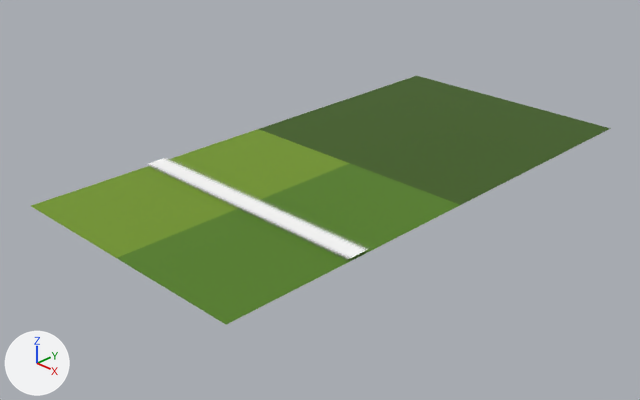
Before and after pictures for a commit that changed the Blender file models/man.blend.
Camera for both pictures: a 50 mm lens placed at (2.03, -1.7, 1.26), pointed at (-0.03, 0.38, -0.12). The lights are fixed; the arrows at lower left show +X, +Y and +Z. The older version comes first.

Script lines for the objects in view, before the commit:
```python
me_plane_005 = bpy.data.meshes.new('Plane.005')
me_plane_005.from_pydata(...)  # 4 vertices, 1 face; spans x -32.0..32.0, y -0.1..0.1, z 0.0
me_plane_005.materials.append(mat_line_material)  # picture img_line_png
me_plane_011 = bpy.data.meshes.new('Plane.011')
me_plane_011.from_pydata([(-37.0, -55.0, 0.0), (37.0, -55.0, 0.0), (-37.0, 55.0, 0.0), (37.0, 55.0, 0.0)], [], [(0, 1, 3, 2)])
me_plane_011.materials.append(mat_grass_light)  # green #729621
me_plane_012 = bpy.data.meshes.new('Plane.012')
me_plane_012.from_pydata([(-37.0, -55.0, 0.0), (37.0, -55.0, 0.0), (-37.0, 55.0, 0.0), (37.0, 55.0, 0.0)], [], [(0, 1, 3, 2)])
me_plane_012.materials.append(mat_grass_border)  # dark green #3c5c13
ob_centre = bpy.data.objects.new('centre', me_plane_005)
ob_centre.location = (0.0, 0.0, 0.0)
ob_centre.scale = (0.0156, 1.0, 1.0)
ob_grass_border = bpy.data.objects.new('grass_border', me_plane_012)
ob_grass_border.location = (0.0, 1.0, 0.0)
ob_grass_border.scale = (0.0135, 0.00909, 1.0)
ob_grass_light = bpy.data.objects.new('grass_light', me_plane_011)
ob_grass_light.location = (-0.25, 0.0, 0.0)
ob_grass_light.scale = (0.00676, 0.00909, 1.0)
# also in view: 'grass_dark' at (0.25, 0.0, 0.0)
```
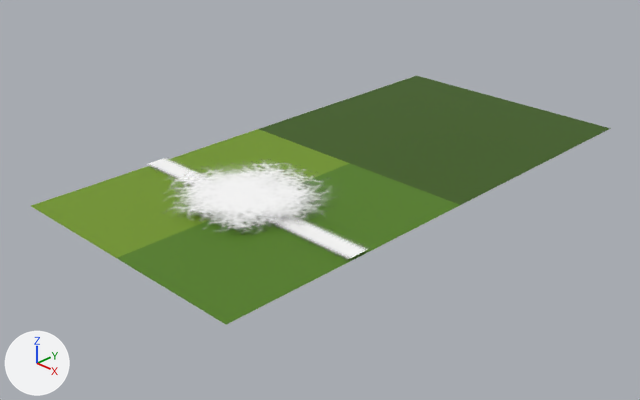
Scene script edits in JSON lines:
```json
{"op": "add", "block": "img_spot_png", "code": ["img_spot_png = load_image('spot.png', 'spot.png', 128, 128, 'sRGB')"]}
{"op": "add", "block": "mat_spot", "code": ["mat_spot = principled_material('spot')", "mat_spot.texture = img_spot_png  # with its transparency", "mat_spot.roughness = 0.675"]}
{"op": "add", "block": "me_plane_002", "code": ["me_plane_002 = bpy.data.meshes.new('Plane.002')", "me_plane_002.from_pydata(...)  # 4 vertices, 1 face; spans x -37.0..37.0, y -55.0..55.0, z 0.0", "me_plane_002.materials.append(mat_spot)  # picture img_spot_png"]}
{"op": "add", "block": "ob_centre_spot", "code": ["ob_centre_spot = bpy.data.objects.new('centre spot', me_plane_002)", "ob_centre_spot.location = (0.0, 0.0, 0.03)", "ob_centre_spot.scale = (0.0135, 0.00909, 1.0)"]}
```

What differs and where, as boxes [x1, y1, x2, y2] in the pictures (640 x 400 px):
```json
{"object": "centre spot", "change": "added", "after": [175, 164, 317, 227]}
```
